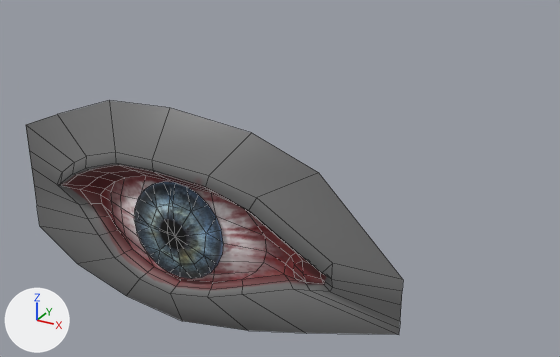
An edit to the FBX model Assets/03_Assets/3D/Eyes/WallEye.fbx, drawn before and after from the same camera.
One viewpoint serves both versions: a 50 mm lens placed at (4.97, -6.62, 3.8), pointed at (0.42, 1.66, -0.34). Every picture has the same lights, and +X, +Y and +Z are marked at lower left. Mesh edges are drawn as thin lines. Where no turn or scale is listed for an object, it has been applied to the vertices.

In view in the first picture: 'iris', 'wallEye'.
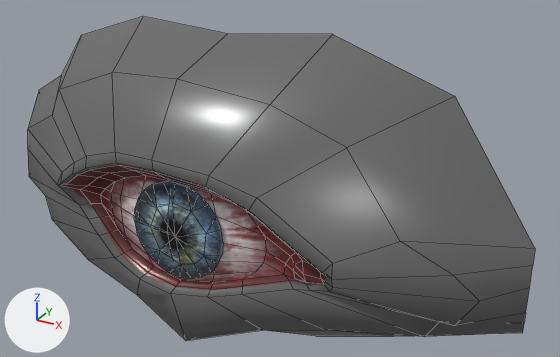
Location of each change, [x1, y1, x2, y2] in pixels of the pictures (560 x 357 px):
'wallEye', reshaped (34% wider, 39% taller): before [26, 101, 403, 334]; after [28, 16, 535, 341]

Diff of the bpy script that builds the scene:
```diff
--- a/Assets/03_Assets/3D/Eyes/WallEye.fbx.py
+++ b/Assets/03_Assets/3D/Eyes/WallEye.fbx.py
@@ me_plane @@
 # used by ob_walleye; location = (0.0, 0.0, 0.0)
-me_plane.from_pydata(...)  # 132 vertices, 124 faces; spans x -2.31..2.78, y -0.52..0.0, z -1.71..1.08
+me_plane.from_pydata(...)  # 154 vertices, 146 faces; spans x -3.28..3.83, y -0.52..1.19, z -2.54..1.81
+# me_plane part 1
+# 22 faces are deleted
+# 22 vertices move from x -2.31..2.78, y -0.04, z -1.71..1.08 to x -3.28..3.83, y 1.15..1.19, z -2.54..1.81
+# 22 vertices are added at x -2.75..3.46, y 0.04..0.49, z -2.07..1.36
+# 44 new faces join them
 me_plane.materials.append(mat_walleye)
```
